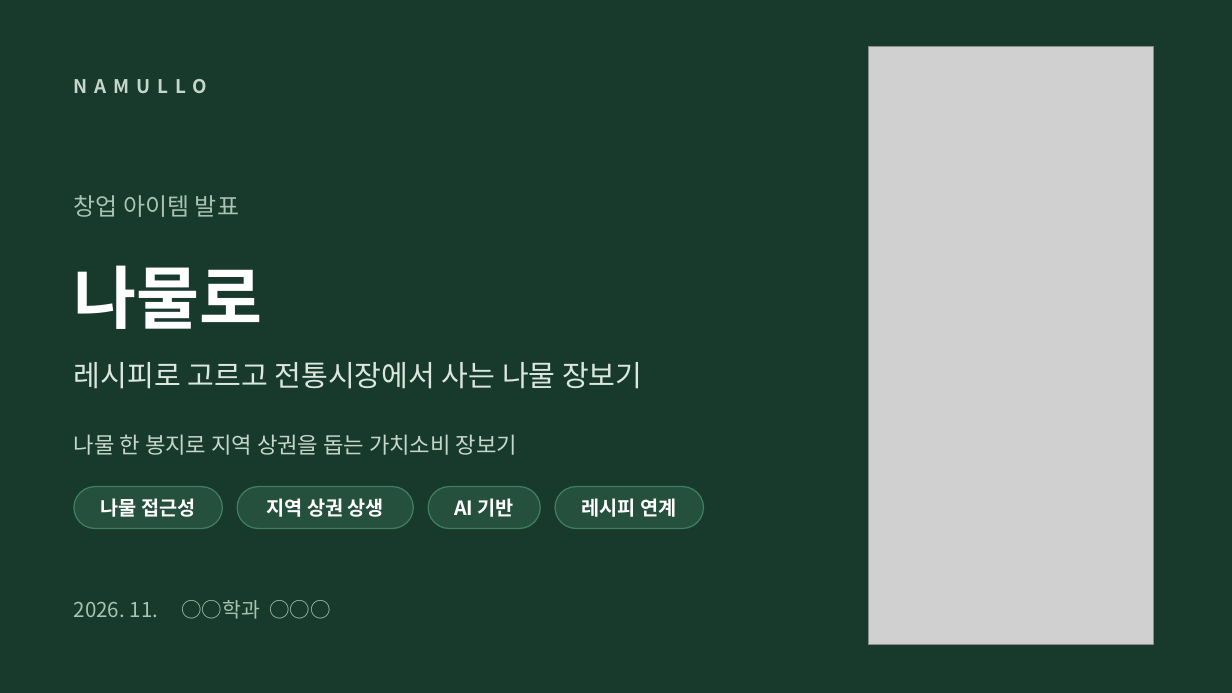
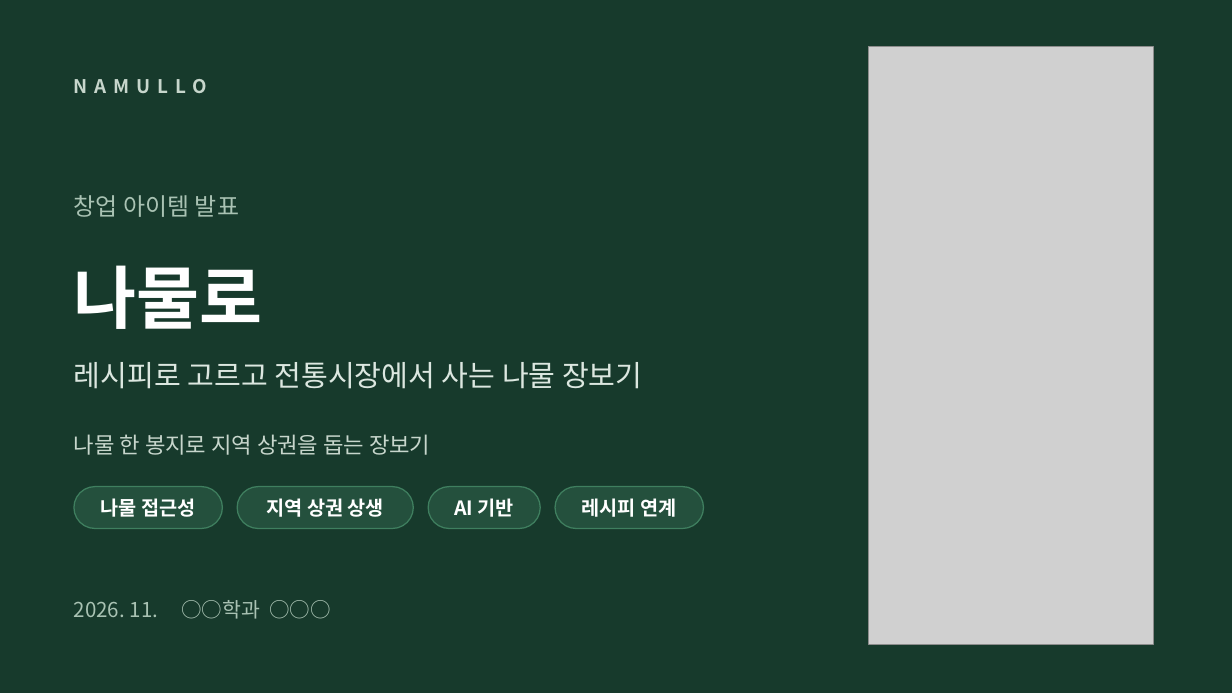
Before and after one commit to yonghoon7153-source/Yonghoon-DEM-DFT, a slide deck: slide 1 of namul-platform/02_발표자료_나물로.pptx. Drawn at 1232x693 pixels with LibreOffice and Linux fonts; fonts in the diff are those of the drawing; grey boxes stand for pictures. Boxes give left, top, right and bottom in pixels: in the first picture for what was removed or moved away, otherwise in the second. Text is boxed around its words. In the diff, an @@ line names an element or a change of style, - is before the commit and + after.

```diff
--- a/namul-platform/02_발표자료_나물로.pptx
+++ b/namul-platform/02_발표자료_나물로.pptx
@@ text at bbox=[74, 434, 430, 455]: text changed @@
-나물 한 봉지로 지역 상권을 돕는 가치소비 장보기
+나물 한 봉지로 지역 상권을 돕는 장보기
```
Also in this commit, not shown: 4 other slides changed, 18 other files.
